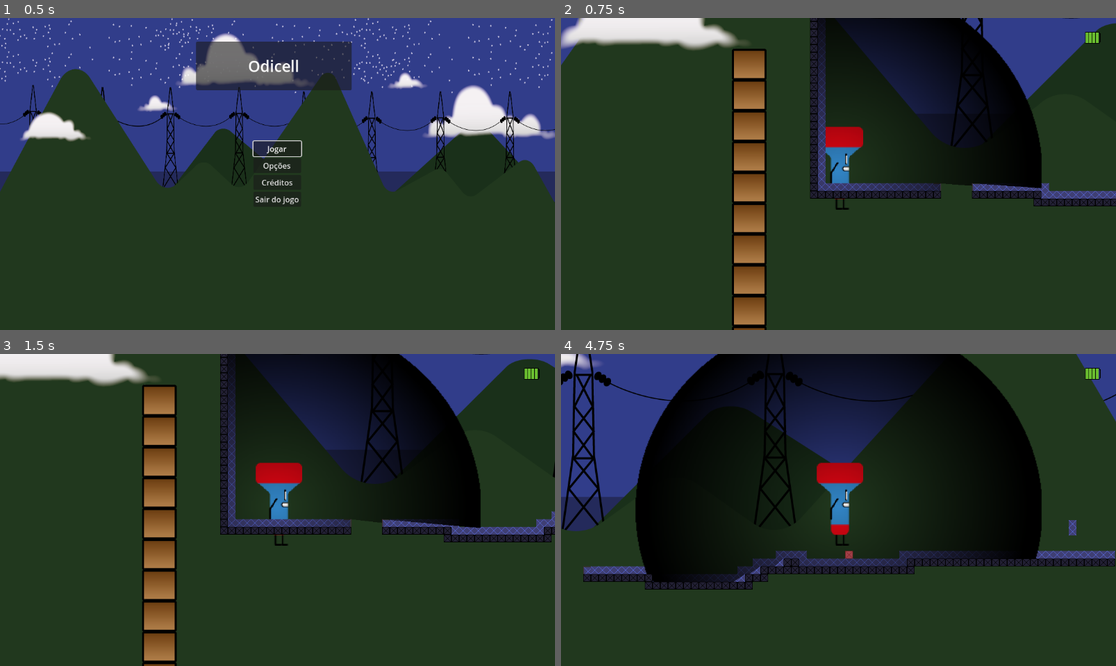
Above: before the commit, frames 1-4 (two rows, left to right).
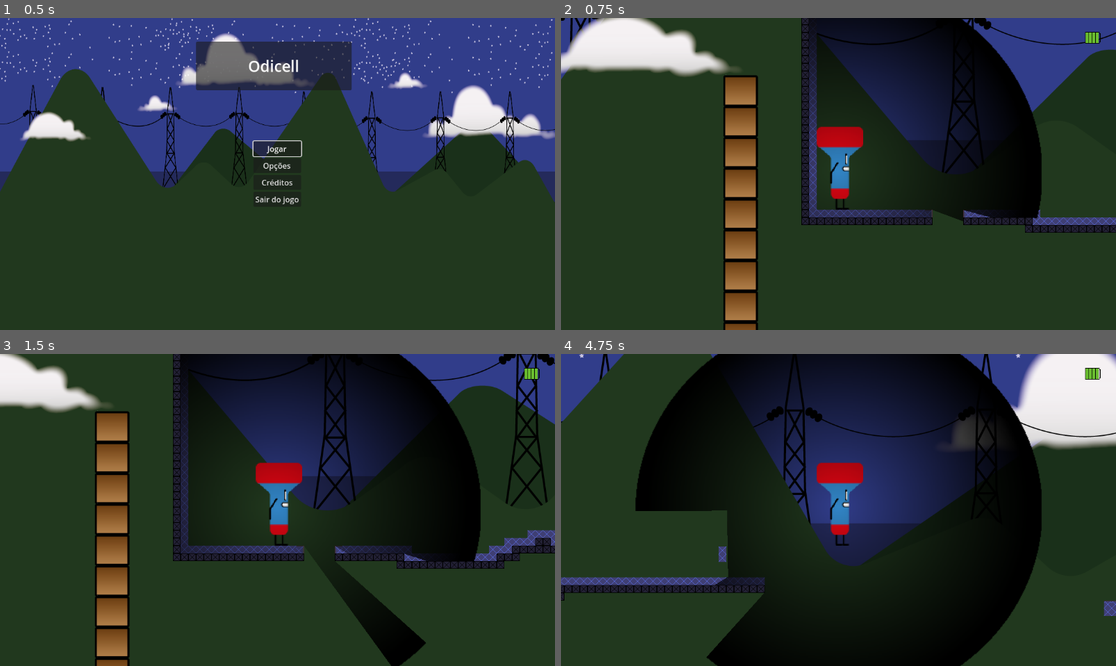
Above: after the commit, the same moments.

Repository: qfaxas/alpha_odicell
Game: Godot game, scene res://cenas/menu_principal.tscn
The game is run twice, just before and just after one commit, with the same random seed, the same clock (stepped at 60 frames per second) and the same inputs.
Inputs:
- Up to frame 1 (0.5 s): no input
- Up to frame 2 (0.75 s): click "Jogar" at 0.5 s
- Up to frame 3 (1.5 s): tap Enter at 1.25 s; hold D (right) from 1.28 s (still down)
- Up to frame 4 (4.75 s): tap Space (jump) at 1.52, 2.27, 3.77, 4.52 s; release D (right) at 2.78 s; hold A (left) 2.78-3.53 s; hold D (right) from 3.53 s (still down)

Frame 1 is identical in both runs. In frame 2, 20% of the frame differs, in the area x 0-100%, y 0-100%; in frame 3, 35%; in frame 4, 48%.

Commit message:
mudança personagem

Diff:
--- a/cenas/fase_1.tscn
+++ b/cenas/fase_1.tscn
@@ -239,6 +239,21 @@
 "fini": SubResource("Animation_4hfch")
 }
 
+[sub_resource type="Animation" id="Animation_xk8nd"]
+length = 0.001
+tracks/0/type = "value"
+tracks/0/imported = false
+tracks/0/enabled = true
+tracks/0/path = NodePath(".:position")
+tracks/0/interp = 1
+tracks/0/loop_wrap = true
+tracks/0/keys = {
+"times": PackedFloat32Array(0),
+"transitions": PackedFloat32Array(1),
+"update": 0,
+"values": [Vector2(2071, 414)]
+}
+
 [sub_resource type="Animation" id="Animation_uqast"]
 resource_name = "s"
 length = 2.5
@@ -254,21 +269,6 @@
 "transitions": PackedFloat32Array(1, 1),
 "update": 0,
 "values": [Vector2(2071, 414), Vector2(3619, 414)]
-}
-
-[sub_resource type="Animation" id="Animation_xk8nd"]
-length = 0.001
-tracks/0/type = "value"
-tracks/0/imported = false
-tracks/0/enabled = true
-tracks/0/path = NodePath(".:position")
-tracks/0/interp = 1
-tracks/0/loop_wrap = true
-tracks/0/keys = {
-"times": PackedFloat32Array(0),
-"transitions": PackedFloat32Array(1),
-"update": 0,
-"values": [Vector2(2071, 414)]
 }
 
 [sub_resource type="AnimationLibrary" id="AnimationLibrary_t5lbd"]
--- a/cenas/personagem_principal.tscn
+++ b/cenas/personagem_principal.tscn
@@ -93,7 +93,7 @@
 }]
 
 [sub_resource type="RectangleShape2D" id="RectangleShape2D_0xoje"]
-size = Vector2(23.5, 40.5)
+size = Vector2(97, 177)
 
 [sub_resource type="CanvasItemMaterial" id="CanvasItemMaterial_70t06"]
 light_mode = 1
@@ -110,7 +110,7 @@
 frame_progress = 0.981867
 
 [node name="CollisionShape2D" type="CollisionShape2D" parent="."]
-position = Vector2(2.25, 0.75)
+position = Vector2(3.5, -12.5)
 shape = SubResource("RectangleShape2D_0xoje")
 
 [node name="Camera2D" type="Camera2D" parent="."]
--- a/scripts/personagem_principal.gd
+++ b/scripts/personagem_principal.gd
@@ -1,8 +1,8 @@
 extends CharacterBody2D
 
 
-const SPEED = 300.0
-const JUMP_VELOCITY = -400.0
+const SPEED = 700.0
+const JUMP_VELOCITY = -550.0
 const Autoload = preload("res://scripts/autoload.gd")
 
 # Get the gravity from the project settings to be synced with RigidBody nodes.
Not shown: 1 places in cenas/fase_1.tscn that only renumber resources
Not shown: 1 places in cenas/fase_2.tscn that only renumber resources
